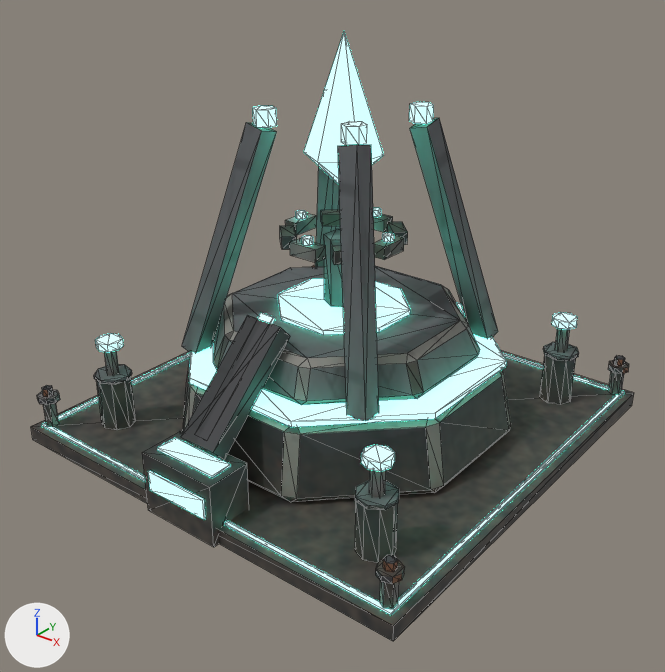
Before and after pictures for a commit that changed the glTF model jogo/assets/modelos/maquinas/extrator_cristal.glb.
The view is the same before and after, from a 50 mm lens placed at (3.32, -4.26, 3.26), pointed at (0.11, -0.25, 0.78). Every picture has the same lights, and +X, +Y and +Z are marked at lower left. The first picture is the older version. Mesh edges are drawn as thin lines. Where no turn or scale is listed for an object, it has been applied to the vertices. Vertices at exactly the same position are counted once.

Objects in the first picture: 'extrator_cristal_corpo', 'extrator_cristal_cristal', 'extrator_cristal_hastes', 'extrator_cristal_pistao2', 'extrator_cristal_pistao3' and 1 more.
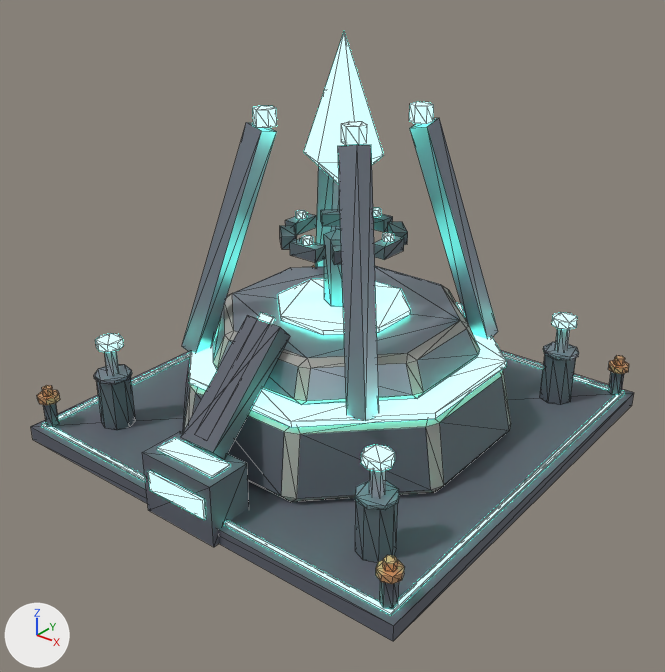
Where the change shows, as pixel boxes [x1, y1, x2, y2] in the pictures (665 x 672 px; the box of a moved part takes in the faces that stretch with it):
part 1 of me_extrator_cristal_corpo, moved or reshaped: [410, 118, 498, 339] in both
part 2 of me_extrator_cristal_corpo, recoloured: [184, 285, 511, 502] in both
part 3 of me_extrator_cristal_corpo, recoloured (lighter): [31, 315, 634, 641] in both
part 4 of me_extrator_cristal_corpo, recoloured: [37, 265, 629, 584] in both
part 5 of me_extrator_cristal_corpo, recoloured (lighter): [94, 118, 579, 510] in both
part 6 of me_extrator_cristal_pistao2, surface changed (lighter): [361, 445, 395, 497] in both
part 7 of me_extrator_cristal_pistao3, recoloured (lighter): [555, 328, 570, 352] in both
part 8 of me_extrator_cristal_pistao3, surface changed (lighter): [555, 326, 573, 352] in both

Diff of the bpy script that builds the scene:
```diff
--- a/jogo/assets/modelos/maquinas/extrator_cristal.glb.py
+++ b/jogo/assets/modelos/maquinas/extrator_cristal.glb.py
@@ mat_p_metal @@
+mat_p_metal = principled_material('P_Metal')
+mat_p_metal.base_color = (0.42, 0.46, 0.52)  # light grey #adb5bf
+mat_p_metal.metallic = 0.3
@@ mat_p_aco @@
+mat_p_aco = principled_material('P_Aco')
+mat_p_aco.base_color = (0.26, 0.3, 0.36)  # grey #8b95a2
+mat_p_aco.metallic = 0.6
+mat_p_aco.roughness = 0.35
@@ mat_p_escuro @@
+mat_p_escuro = principled_material('P_Escuro')
+mat_p_escuro.base_color = (0.1, 0.11, 0.14)  # dark grey #595d69
+mat_p_escuro.roughness = 0.7
@@ mat_p_cobre @@
+mat_p_cobre = principled_material('P_Cobre')
+mat_p_cobre.base_color = (0.78, 0.42, 0.2)  # beige #e5ad7c
+mat_p_cobre.metallic = 0.5
+mat_p_cobre.roughness = 0.4
@@ mat_p_concreto @@
+mat_p_concreto = principled_material('P_Concreto')
+mat_p_concreto.base_color = (0.36, 0.35, 0.33)  # grey #a2a09b
+mat_p_concreto.roughness = 0.85
@@ me_extrator_cristal_corpo @@
 me_extrator_cristal_corpo.from_pydata(...)  # 580 vertices, 1004 faces; spans x -1.45..1.45, y -1.5..1.45, z 0.0..2.13
 # used by ob_extrator_cristal_corpo; location = (0.0, 0.0, 0.0)
-me_extrator_cristal_corpo.vertices[472].co = (0.74, 0.61, 0.6)
-me_extrator_cristal_corpo.vertices[473].co = (0.61, 0.61, 0.57)
+# me_extrator_cristal_corpo part 1
+me_extrator_cristal_corpo.vertices[472].co = (0.61, 0.61, 0.57)
+me_extrator_cristal_corpo.vertices[473].co = (0.74, 0.61, 0.6)
+# me_extrator_cristal_corpo part 2: 124 faces spanning x -1.05..1.05, y -1.05..1.05, z 0.1..0.86 switch from mat_extrator_cristal_tex (picture img_extrator_cristal_tex) to mat_p_concreto (grey #a2a09b)
+# me_extrator_cristal_corpo part 3: 256 faces spanning x -1.45..1.45, y -1.49..1.45, z 0.0..1.02 switch from mat_extrator_cristal_tex (picture img_extrator_cristal_tex) to mat_p_escuro (dark grey #595d69)
+# me_extrator_cristal_corpo part 4: 192 faces spanning x -1.42..1.42, y -1.42..1.42, z 0.29..0.38 switch from mat_extrator_cristal_tex (picture img_extrator_cristal_tex) to mat_p_cobre (beige #e5ad7c)
+# me_extrator_cristal_corpo part 5: 199 faces spanning x -1.17..1.17, y -1.17..1.17, z 0.44..2.05 switch from mat_extrator_cristal_tex (picture img_extrator_cristal_tex) to mat_p_aco (grey #8b95a2)
 me_extrator_cristal_corpo.materials.append(mat_p_cristal)
@@ me_extrator_cristal_pistao2 @@
 me_extrator_cristal_pistao2.from_pydata(...)  # 28 vertices, 48 faces; spans x -0.085..0.085, y -0.085..0.085, z 0.0..0.265
 # used by ob_extrator_cristal_pistao2; location = (1.05, -1.05, 0.44)
+# me_extrator_cristal_pistao2 part 6: texture (UV) coordinates of 48 of 48 faces, centred in x -0.077..0.077, y -0.077..0.077, z 0.0..0.265, changed; they spanned u 0.06..0.98, v 0.04..0.95 and now span u 0.0..0.0, v 0.0..0.0
 me_extrator_cristal_pistao2.materials.append(mat_extrator_cristal_tex)
@@ me_extrator_cristal_pistao3 @@
 me_extrator_cristal_pistao3.from_pydata(...)  # 28 vertices, 48 faces; spans x -0.085..0.085, y -0.085..0.085, z 0.0..0.265
 # used by ob_extrator_cristal_pistao3; location = (1.05, 1.05, 0.44)
+# me_extrator_cristal_pistao3 part 7: all 20 faces that had it switch from mat_extrator_cristal_tex (picture img_extrator_cristal_tex) to mat_p_metal (light grey #adb5bf)
+# me_extrator_cristal_pistao3 part 8: texture (UV) coordinates of 48 of 48 faces, centred in x -0.077..0.077, y -0.077..0.077, z 0.0..0.265, changed; they spanned u 0.0..0.98, v 0.0..0.98 and now span u 0.0..0.0, v 0.0..0.0
 me_extrator_cristal_pistao3.materials.append(mat_p_cristal)
```
